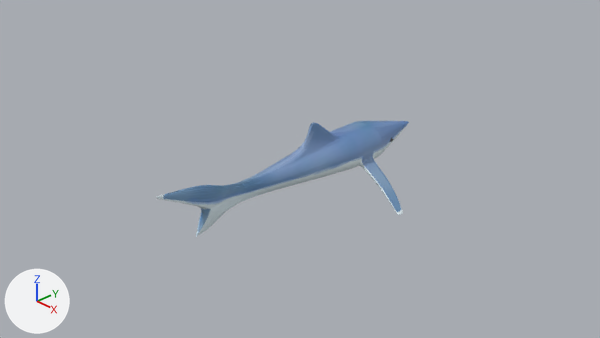
Before and after pictures for a commit that changed the Blender file Models/shark/shark.blend.
Camera for both pictures: the file's camera 'Camera'. The axes (+X, +Y, +Z) are drawn at lower left. The lights are the same throughout.
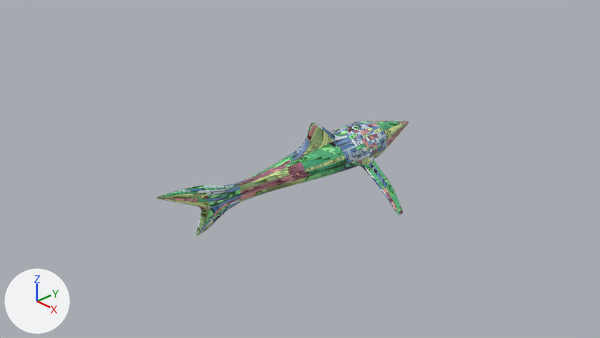
Location of each change, [x1, y1, x2, y2] in pixels of the pictures (600 x 338 px):
```json
{"object": "Cylinder", "change": "surface changed", "before": [157, 121, 409, 237], "after": [157, 121, 409, 237]}
```

Scene script edits in JSON lines:
```json
{"op": "add", "block": "img_atlas_png", "code": ["img_atlas_png = load_image('atlas.png', 'Textures/atlas.png', 1024, 4096, 'sRGB')"]}
{"op": "set", "path": "mat_diff.texture", "old": "img_diff", "new": "img_atlas_png"}
```
